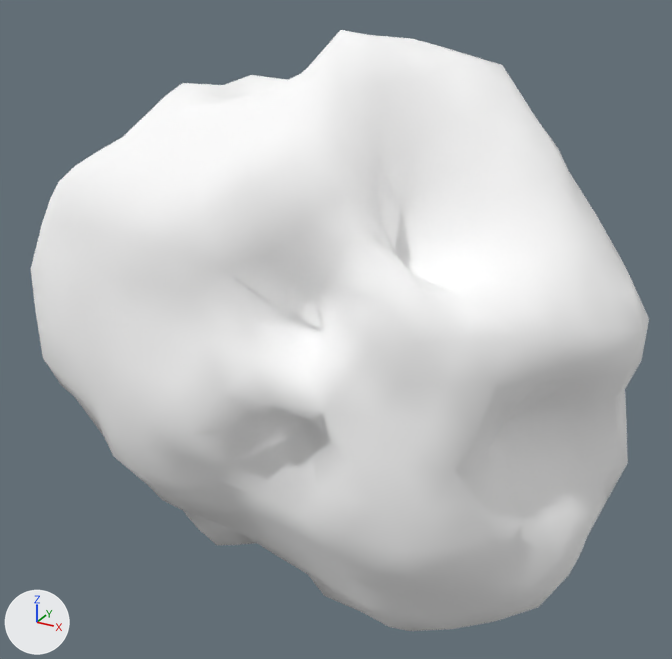
The glTF model assets/asteroids/asteroid_med_07.glb as it was, and as the next commit left it.
The view is the same before and after, from a camera (50 mm lens) standing at (1.36, -2.49, 1.37) and looking at (-0.03, 0.02, 0.11). The axes (+X, +Y, +Z) are drawn at lower left. The lights are the same throughout. The older version comes first. Vertices at exactly the same position are counted once.

Before the edit, the objects in view are built like this:
```python
mat_rock_asteroid_med_07 = principled_material('Rock_asteroid_med_07')
mat_rock_asteroid_med_07.base_color = (1.0, 1.0, 1.0)  # white #ffffff
mat_rock_asteroid_med_07.metallic = 0.0239
mat_rock_asteroid_med_07.roughness = 0.904
me_icosphere = bpy.data.meshes.new('Icosphere')
me_icosphere.from_pydata(...)  # 642 vertices, 1280 faces; spans x -1.14..0.97, y -0.62..0.57, z -0.91..1.08
me_icosphere.materials.append(mat_rock_asteroid_med_07)  # white #ffffff
ob_asteroid_med_07 = bpy.data.objects.new('asteroid_med_07', me_icosphere)
ob_asteroid_med_07.location = (0.0, 0.0, 0.0)
```
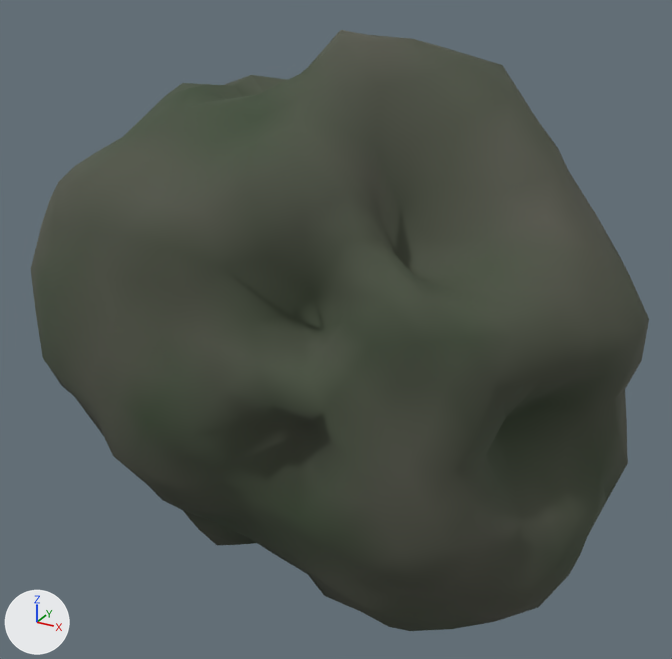
The change, as a list of edits to the scene's bpy script:
```text
Change mat_rock_asteroid_med_07:
    where n0 = _N.new('ShaderNodeBsdfPrincipled'); n0.name = 'Principled BSDF'
    remove n0.inputs[0].default_value = (1.0, 1.0, 1.0, 1.0)  # 'Base Color', white #ffffff
    n0.inputs[1].default_value: 0.0239 -> 0.00859  # 'Metallic'
    n0.inputs[2].default_value: 0.904 -> 0.852  # 'Roughness'
    add n2 = _N.new('ShaderNodeVertexColor'); n2.name = 'Color Attribute'
    add _L.new(n2.outputs[0], n0.inputs[0])  # 'Color' to 'Base Color'
Change me_icosphere:
    where me_icosphere.from_pydata(...)  # 642 vertices, 1280 faces; spans x -1.14..0.97, y -0.62..0.57, z -0.91..1.08
    used by ob_asteroid_med_07; location = (0.0, 0.0, 0.0)
    me_icosphere part 1: vertex colours changed
```

Pixel boxes [x1, y1, x2, y2] of what changed, in the pictures (672 x 659 px):
'asteroid_med_07', recoloured (darker)
    both: [31, 30, 649, 631]
